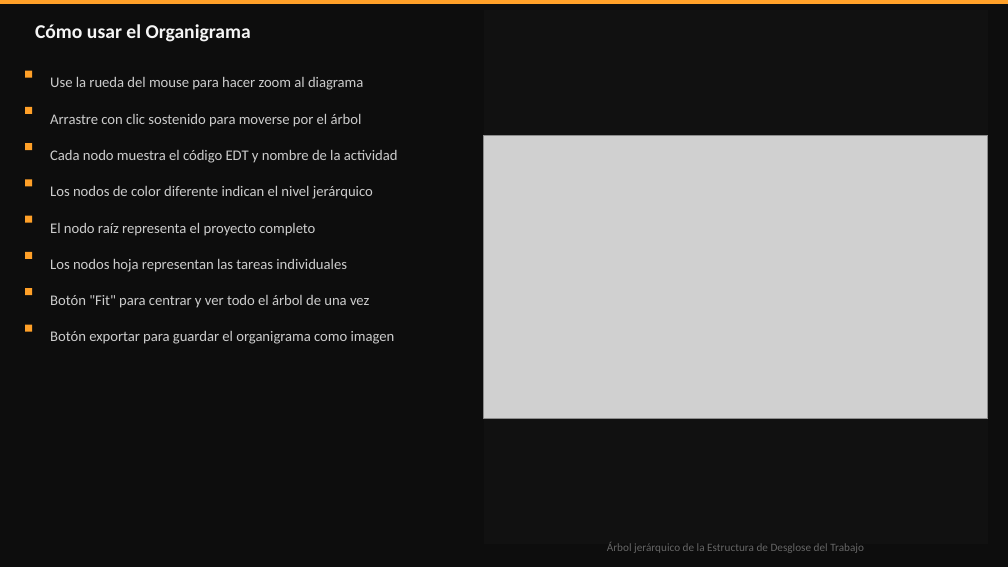
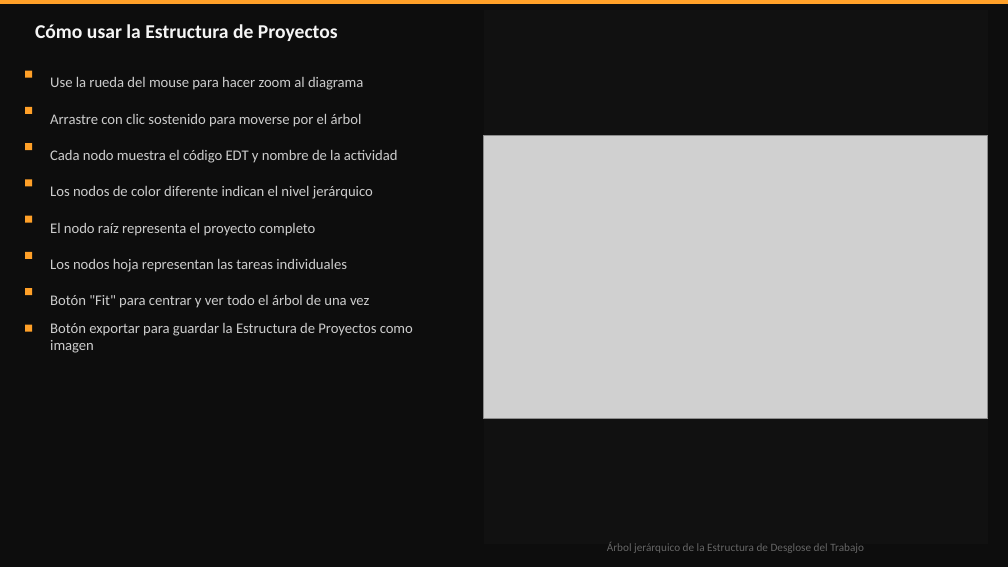
Before and after one commit to ehchavezm-hub/10-cronograma, a slide deck: slide 32 of docs/ECM_Project_Guia_de_Uso.pptx. Drawn at 1008x567 pixels with LibreOffice and Linux fonts; fonts in the diff are those of the drawing; grey boxes stand for pictures. Boxes give left, top, right and bottom in pixels: in the first picture for what was removed or moved away, otherwise in the second. Text is boxed around its words. In the diff, an @@ line names an element or a change of style, - is before the commit and + after.

```diff
--- a/docs/ECM_Project_Guia_de_Uso.pptx
+++ b/docs/ECM_Project_Guia_de_Uso.pptx
@@ text at (35, 24, 338, 41): text changed @@
-Cómo usar el Organigrama
+Cómo usar la Estructura de Proyectos
@@ text at (50, 323, 413, 353): text changed @@
-Botón exportar para guardar el organigrama como imagen
+Botón exportar para guardar la Estructura de Proyectos como imagen
```
Also in this commit, not shown: 6 other slides changed.
